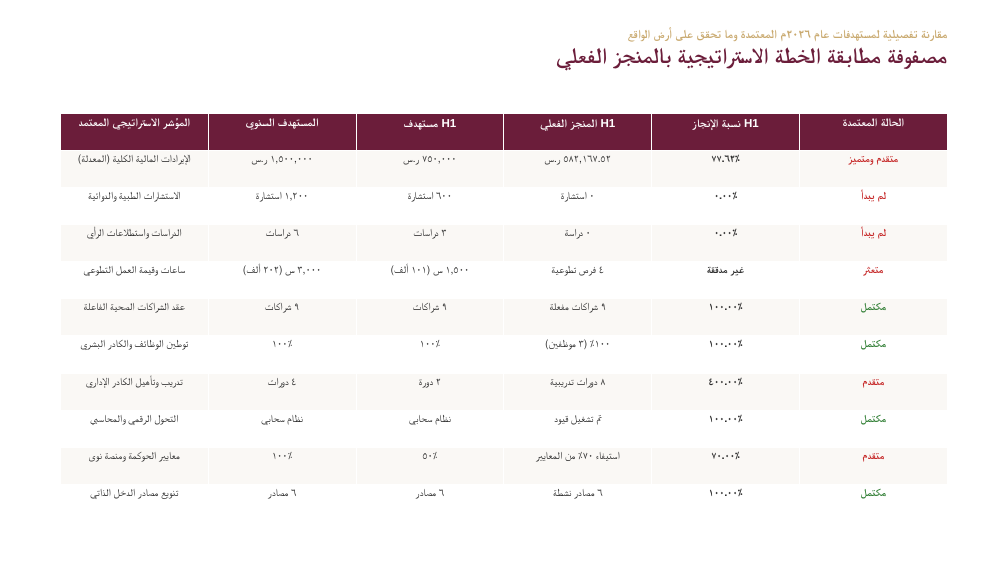
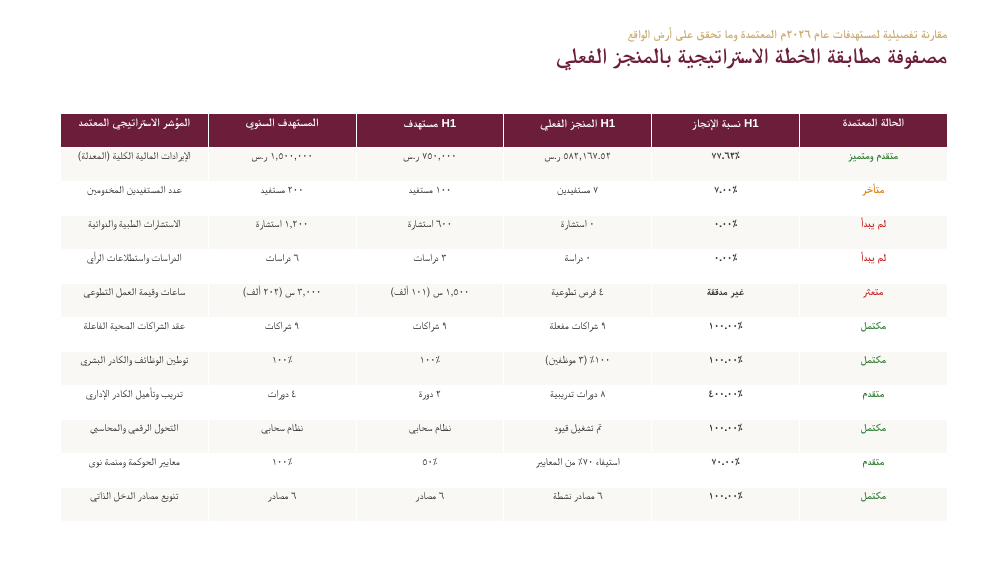
Before and after one commit to DevAseelWaleed/interactiveTabibiReport, a slide deck: slide 4 of التقرير_الاحترافي_المطور/عرض_تقديمي_جمعية_طبيبي_النصف_سنوي_٢٠٢٦.pptx. Drawn at 1008x567 pixels with LibreOffice and Linux fonts; fonts in the diff are those of the drawing. Boxes give left, top, right and bottom in pixels: in the first picture for what was removed or moved away, otherwise in the second. Text is boxed around its words. In the diff, an @@ line names an element or a change of style, - is before the commit and + after.

```diff
--- a/التقرير_الاحترافي_المطور/عرض_تقديمي_جمعية_طبيبي_النصف_سنوي_٢٠٢٦.pptx
+++ b/التقرير_الاحترافي_المطور/عرض_تقديمي_جمعية_طبيبي_النصف_سنوي_٢٠٢٦.pptx
@@ table at bbox=[60, 113, 950, 522] @@
+row 3: عدد المستفيدين المخدومين | ٢٠٠ مستفيد | ١٠٠ مستفيد | ٧ مستفيدين | ٧.٠٠٪ | متأخر
```
Also in this commit, not shown: 13 other files.
